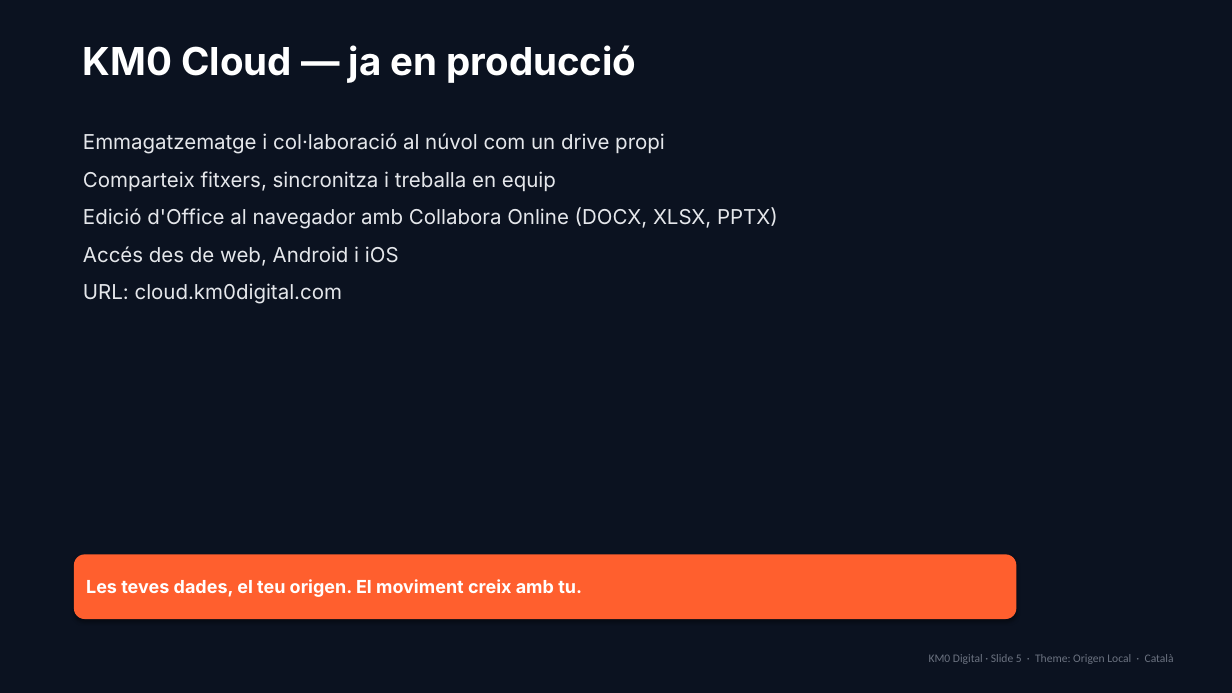
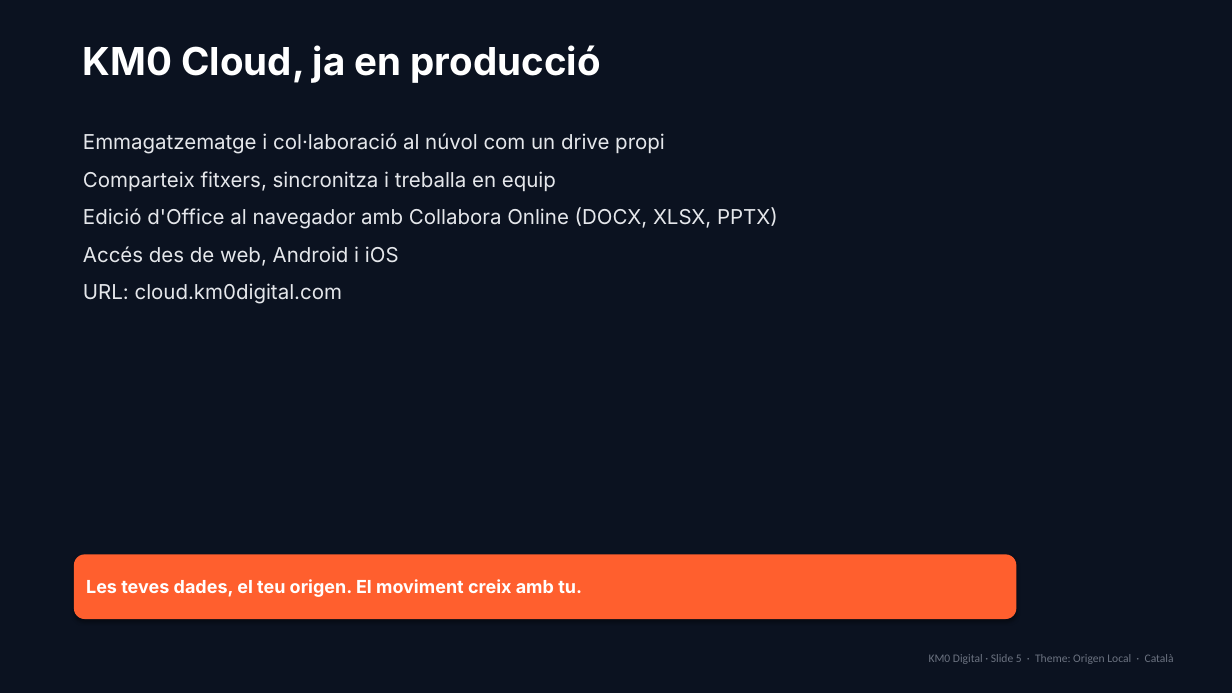
Before and after one commit to AMVARA-CONSULTING/km0-web, a slide deck: slide 5 of presentations/KM0-Origen-Local-CA.pptx. Drawn at 1232x693 pixels with LibreOffice and Linux fonts; fonts in the diff are those of the drawing. Boxes give left, top, right and bottom in pixels: in the first picture for what was removed or moved away, otherwise in the second. Text is boxed around its words. In the diff, an @@ line names an element or a change of style, - is before the commit and + after.

```diff
--- a/presentations/KM0-Origen-Local-CA.pptx
+++ b/presentations/KM0-Origen-Local-CA.pptx
@@ text at [83, 45, 601, 83]: text changed @@
-KM0 Cloud — ja en producció
+KM0 Cloud, ja en producció
```
Also in this commit, not shown: 4 other slides changed, 41 other files.
